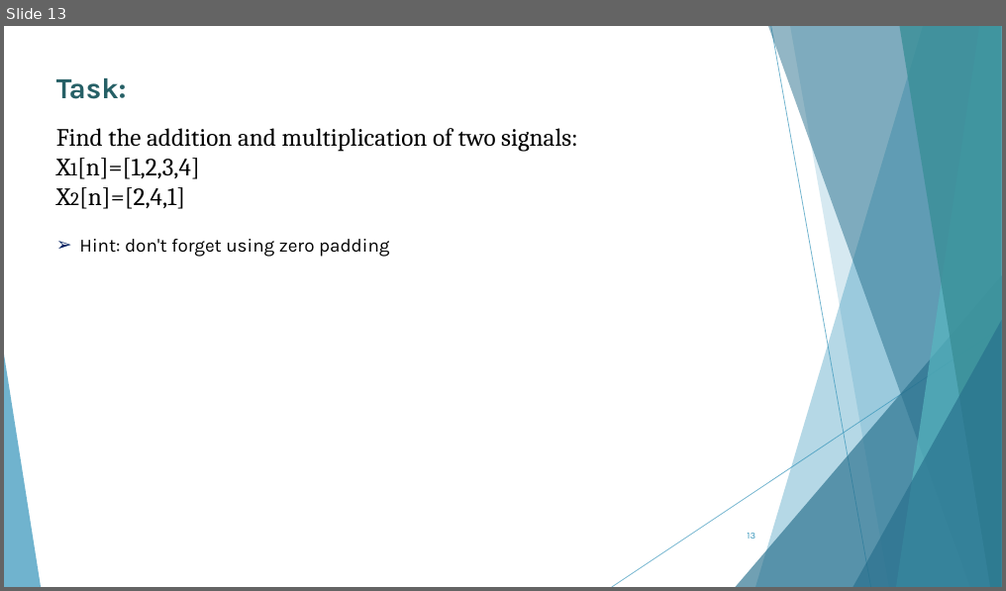
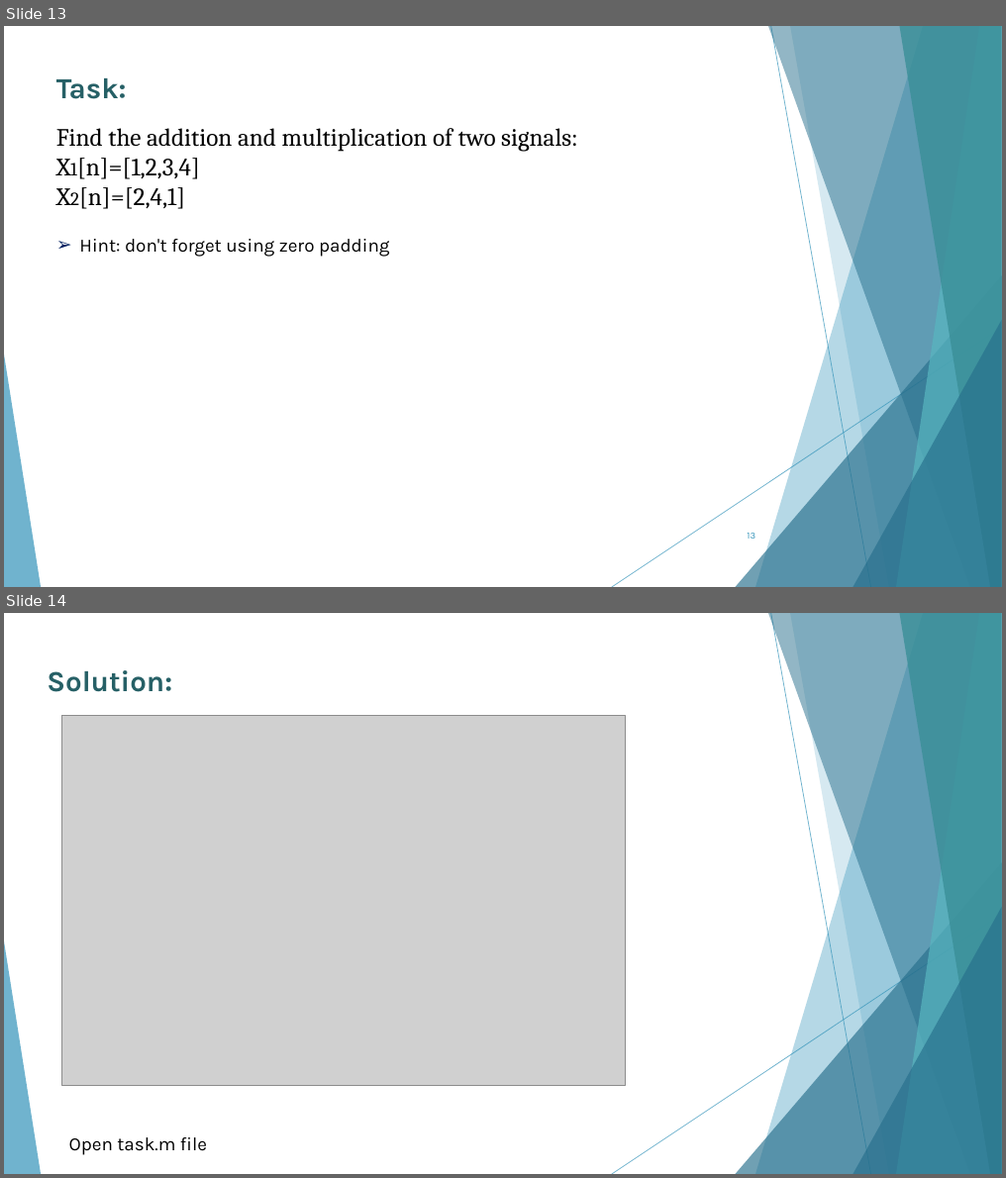
Before and after one commit to AhMjOU/DSP2, a slide deck: lec2.pptx. Shown one above the other, each under a label of ours: slide 13 before the commit, slides 13 and 14 after it. The pictures are 1006x591 and 1006x1178 pixels, drawn with LibreOffice and Linux fonts; fonts in the diff are those of the drawing; grey boxes stand for pictures. Boxes give left, top, right and bottom in pixels: in the first picture for what was removed or moved away, otherwise in the second. Text is boxed around its words. In the diff, an @@ line names an element or a change of style, - is before the commit and + after.

Commit message:
add task code file

```diff
--- a/lec2.pptx
+++ b/lec2.pptx
@@ slide 14 added at box(4, 613, 1002, 1174), background #FFFFFF; not listed: 10 template elements that a slide beside it also shows @@
@@ text added at box(47, 670, 172, 692), 28 pt, text #266066, bold @@
+Solution:
@@ picture added at box(61, 716, 626, 1085) @@
@@ text added at box(69, 1138, 207, 1156), 18 pt, text #000000 @@
+Open task.m file
```
Also in this commit, not shown: 1 slide changed, 1 other file.
